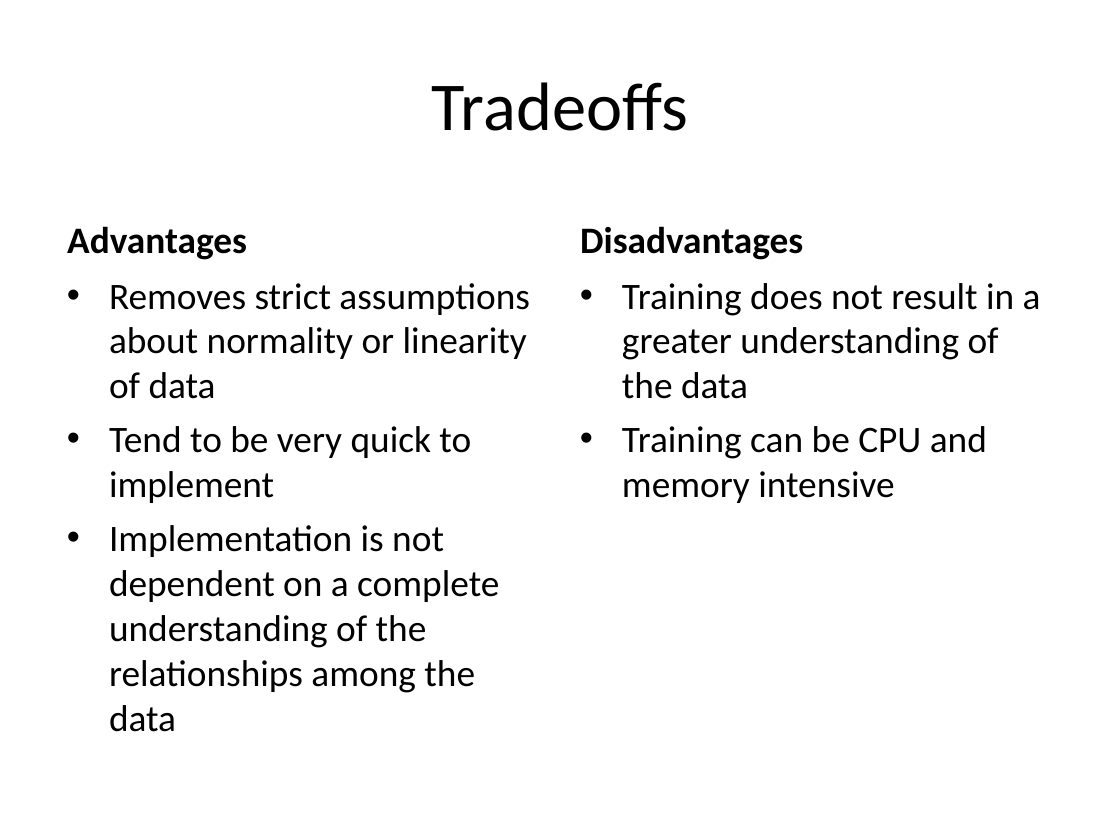
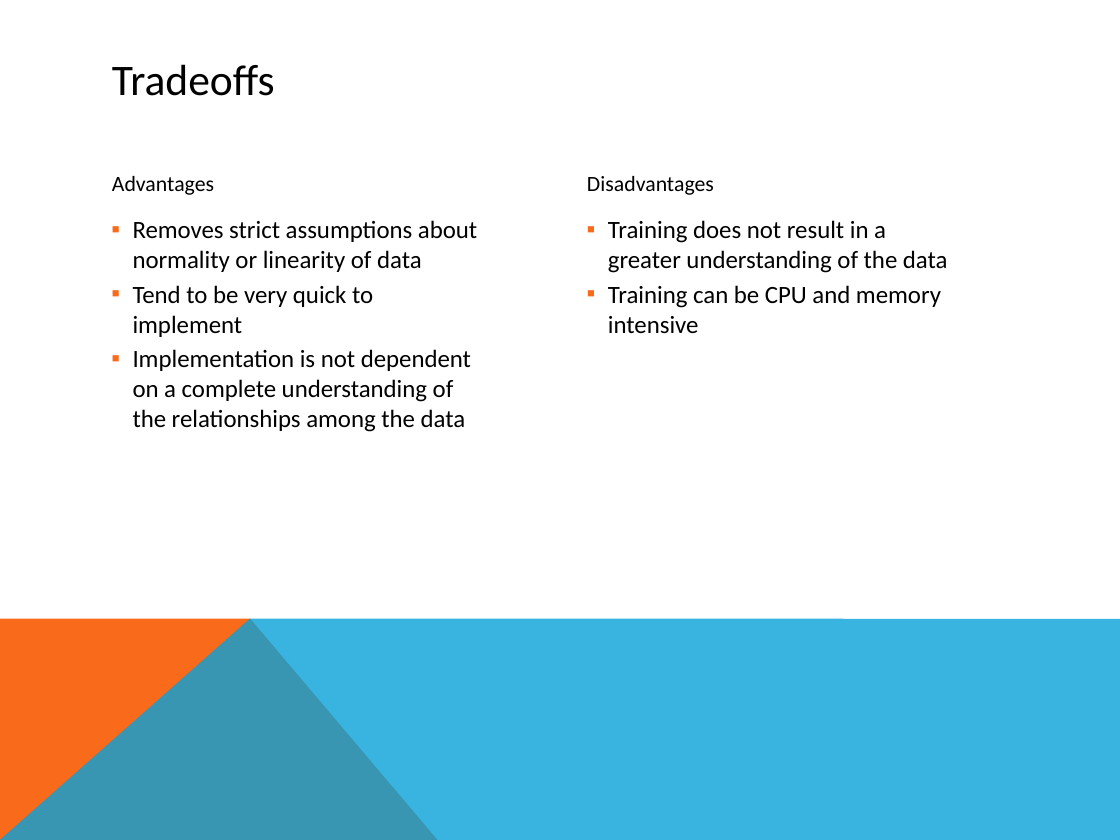
Before and after one commit to mazzas/School, a slide deck: slide 6 of SE4910/Project/Neural Network Toolbox.ppt. Drawn at 1120x840 pixels with LibreOffice and Linux fonts; fonts in the diff are those of the drawing. Boxes give left, top, right and bottom in pixels: in the first picture for what was removed or moved away, otherwise in the second. Text is boxed around its words. In the diff, an @@ line names an element or a change of style, - is before the commit and + after.

```diff
--- a/SE4910/Project/Neural Network Toolbox.ppt
+++ b/SE4910/Project/Neural Network Toolbox.ppt
@@ title "Tradeoffs": place and size @@
-title "Tradeoffs" at box(432, 82, 688, 131)
+title "Tradeoffs" at box(112, 64, 275, 96)
@@ title "Tradeoffs" at box(112, 64, 275, 96): size 44 to 28 pt; alignment centre to left @@
@@ text "Advantages": place and size @@
-text "Advantages" at box(67, 226, 247, 260)
+text "Advantages" at box(112, 176, 214, 195)
@@ text "Advantages" at box(112, 176, 214, 195): size 24 to 14 pt, bold off; more space between paragraphs @@
@@ text "Disadvantages" at box(587, 176, 714, 195): size 24 to 14 pt, bold off; more space between paragraphs @@
@@ text "Disadvantages": place and size @@
-text "Disadvantages" at box(580, 226, 803, 260)
+text "Disadvantages" at box(587, 176, 714, 195)
@@ text "Removes strict assumptions about normality ...": place and size @@
-text "Removes strict assumptions about normality ..." at box(109, 283, 530, 732)
+text "Removes strict assumptions about normality ..." at box(133, 220, 477, 432)
@@ text "Removes strict assumptions about normality ..." at box(133, 220, 477, 432): size 24 to 16 pt; bullet • to ▪; list level 1 to 2 in "Removes strict assumptions about normality ..."; bullet colour #000000 to #F96A1B; list level 1 to 2 in "Tend to be very quick ..."; list level 1 to 2 in "Implementation is not dependent on ..." @@
@@ text "Training does not result in ...": place and size @@
-text "Training does not result in ..." at box(622, 283, 1041, 503)
+text "Training does not result in ..." at box(608, 220, 948, 334)
@@ text "Training does not result in ..." at box(608, 220, 948, 334): size 24 to 16 pt; bullet • to ▪; list level 1 to 2 in "Training does not result in ..."; bullet colour #000000 to #F96A1B; list level 1 to 2 in "Training can be CPU and ..." @@
@@ freeform shape added at box(0, 618, 438, 840), fill #F96A1B @@
@@ freeform shape added at box(0, 618, 1120, 840), fill #08A1D9 at 80% opacity @@
```
Also in this commit, not shown: 19 other slides changed, 10 slides added, 3 slides removed.
